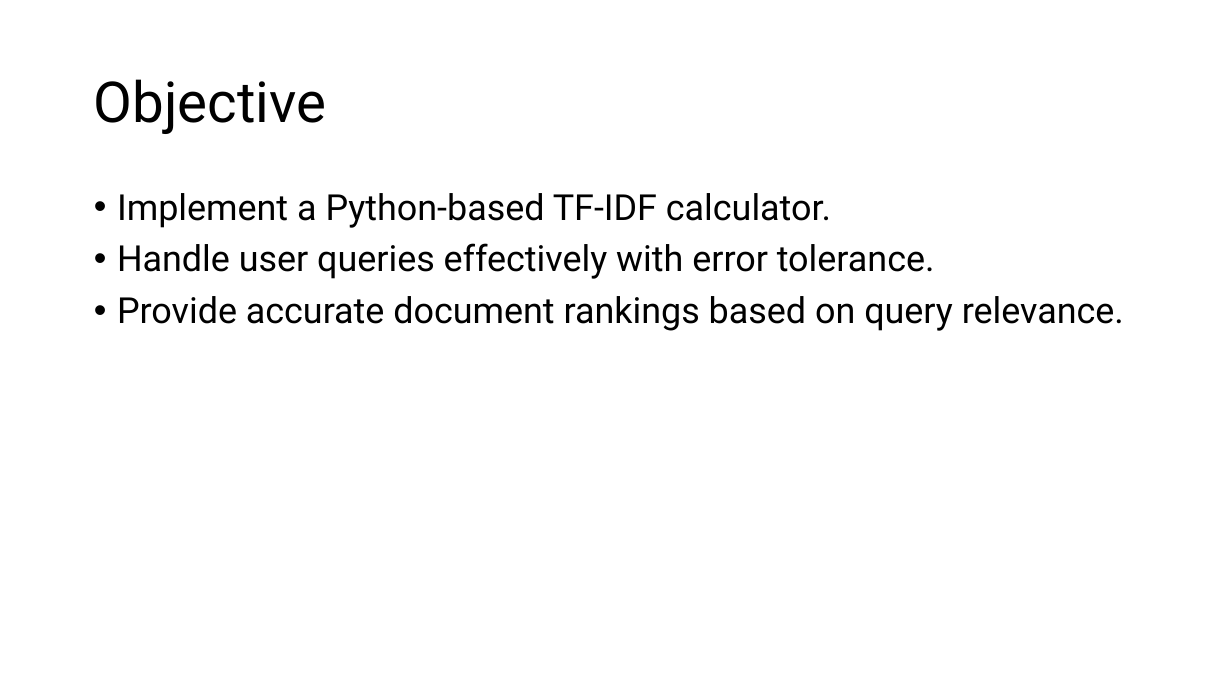
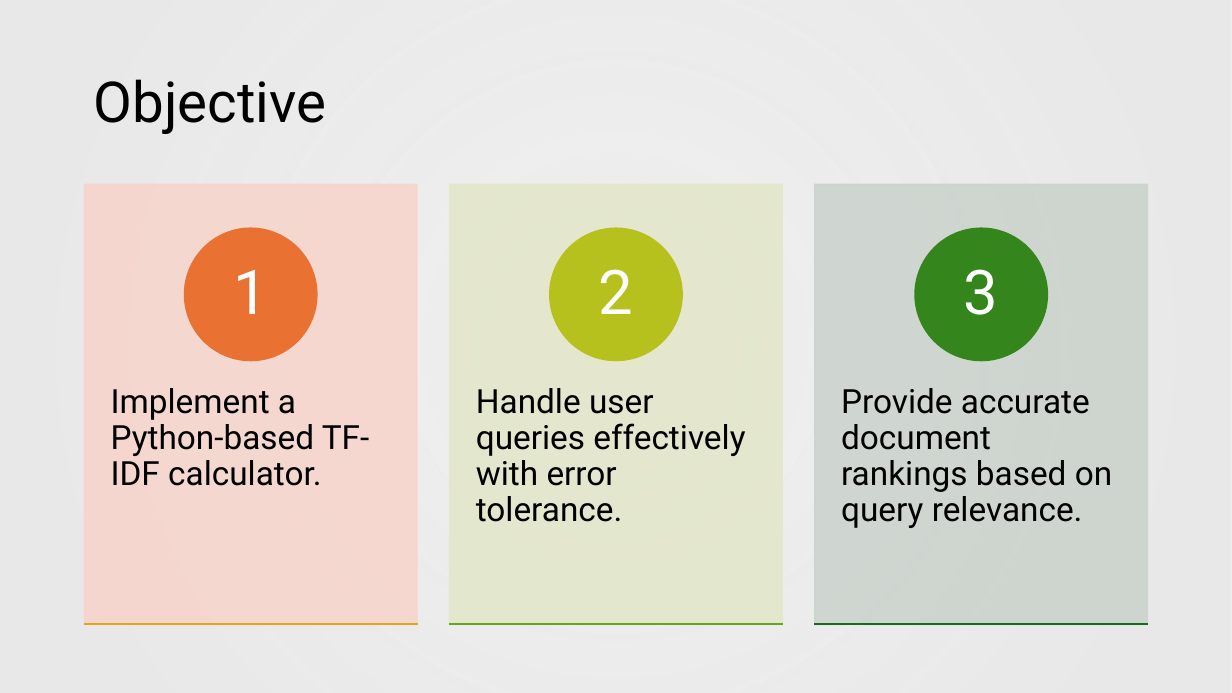
Before and after one commit to AbdulMateenzwl/Information-Retrieval, a slide deck: slide 3 of Assignment 1 (Document Search)/Report.pptx. Drawn at 1232x693 pixels with LibreOffice and Linux fonts; fonts in the diff are those of the drawing; background and template pictures are left out. Boxes give left, top, right and bottom in pixels: in the first picture for what was removed or moved away, otherwise in the second. Text is boxed around its words. In the diff, an @@ line names an element or a change of style, - is before the commit and + after.

```diff
--- a/Assignment 1 (Document Search)/Report.pptx
+++ b/Assignment 1 (Document Search)/Report.pptx
@@ rectangle added at bbox=[0, 0, 1232, 693], fill gradient #E8E8E8 @@
@@ text removed at bbox=[117, 193, 1124, 331] @@
-• Implement a Python-based TF-IDF calculator.
-• Handle user queries effectively with error tolerance.
-• Provide accurate document rankings based on query relevance.
@@ group added at bbox=[85, 185, 1147, 625]: 6 rectangles, 6 texts, 3 ellipses @@
+Implement a Python-based TF-IDF calculator.
+1
+Handle user queries effectively with error tolerance.
+2
+Provide accurate document rankings based on query relevance.
+3
```
Also in this commit, not shown: 9 other slides changed, 48 other files.
